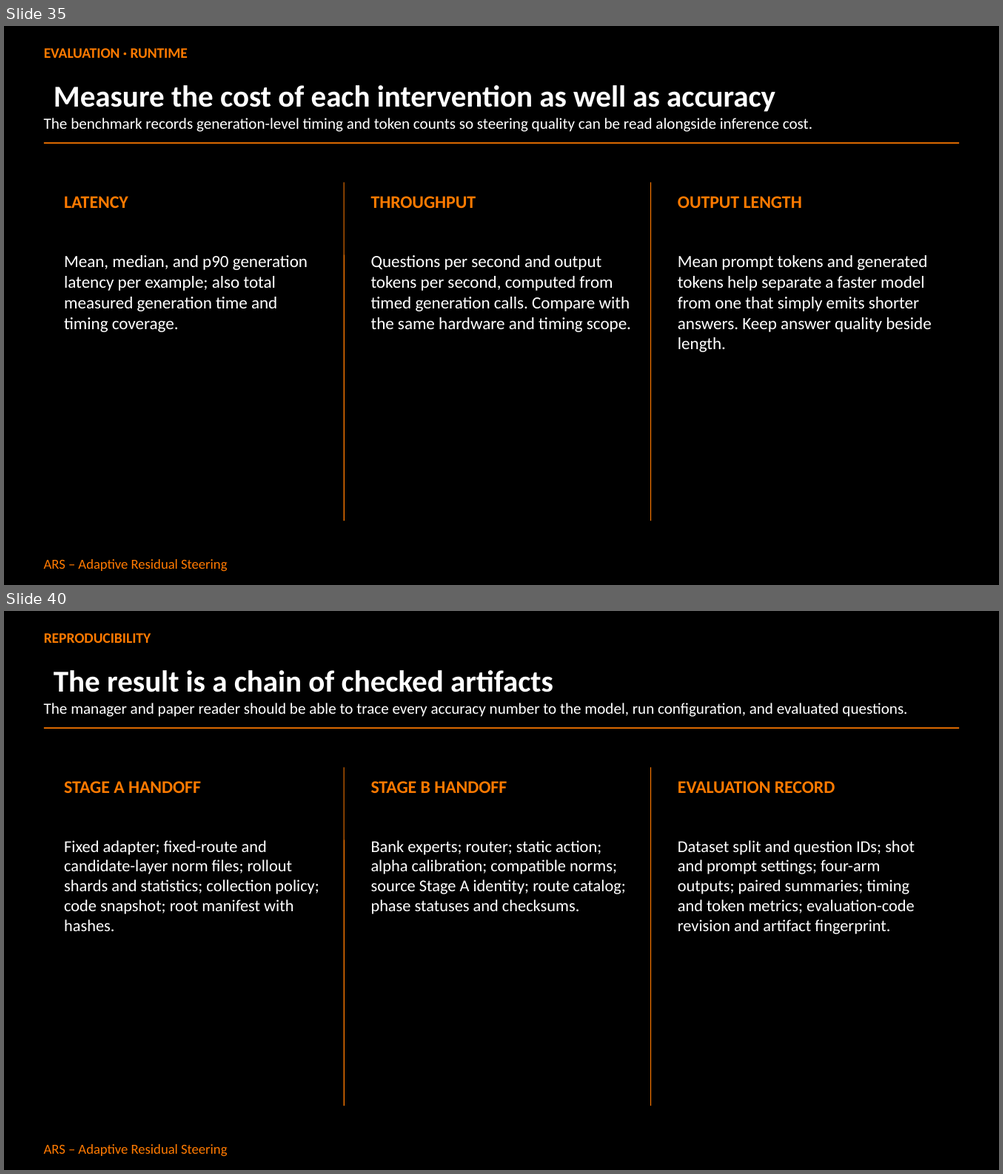
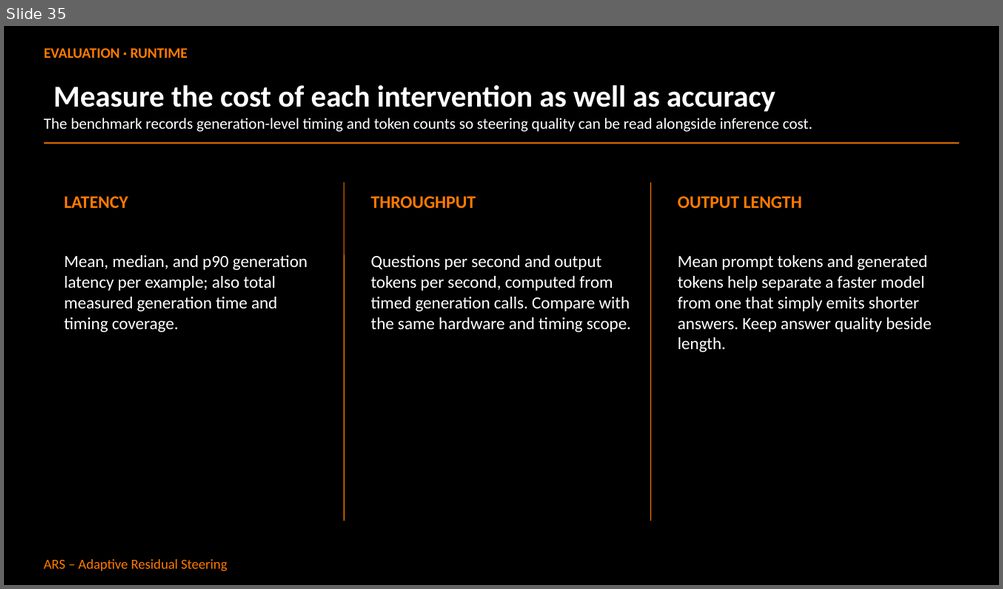
Before and after one commit to Abdullah182155/adaptive-residual-steering, a slide deck: ARS_Research_Presentation.pptx. Shown one above the other, each under a label of ours: slides 35 and 40 before the commit, slide 35 after it; the slides between them are not shown. The pictures are 1003x1174 and 1003x589 pixels, drawn with LibreOffice and Linux fonts; fonts in the diff are those of the drawing. Boxes give left, top, right and bottom in pixels: in the first picture for what was removed or moved away, otherwise in the second. Text is boxed around its words. In the diff, an @@ line names an element or a change of style, - is before the commit and + after.

Commit message:
docs: finalize research handoff and presentation
Record the completed benchmark evidence, release provenance, limitations, and references alongside the reviewed research deck.

```diff
--- a/ARS_Research_Presentation.pptx
+++ b/ARS_Research_Presentation.pptx
@@ slide 40 removed at (4,611,999,1170), background #000000; not listed: 1 template element that a slide beside it also shows @@
@@ text removed at (44,633,151,643) @@
-REPRODUCIBILITY
@@ title removed at (54,670,553,692) @@
-The result is a chain of checked artifacts
@@ text removed at (44,703,907,717) @@
-The manager and paper reader should be able to trace every accuracy number to the model, run configuration, and evaluated questions.
@@ line removed from (44, 729) to (959, 729) @@
@@ text removed at (64,781,201,793) @@
-STAGE A HANDOFF
@@ line removed from (344, 767) to (344, 1106) @@
@@ text removed at (371,781,506,793) @@
-STAGE B HANDOFF
@@ line removed from (651, 767) to (651, 1106) @@
@@ text removed at (677,781,835,793) @@
-EVALUATION RECORD
@@ text removed at (64,840,318,931) @@
-Fixed adapter; fixed-route and candidate-layer norm files; rollout shards and statistics; collection policy; code snapshot; root manifest with hashes.
@@ text removed at (371,840,626,914) @@
-Bank experts; router; static action; alpha calibration; compatible norms; source Stage A identity; route catalog; phase statuses and checksums.
@@ text removed at (677,840,914,934) @@
-Dataset split and question IDs; shot and prompt settings; four-arm outputs; paired summaries; timing and token metrics; evaluation-code revision and artifact fingerprint.
```
Also in this commit, not shown: 8 slides changed, 15 slides added, 8 other slides removed, 12 other files.
